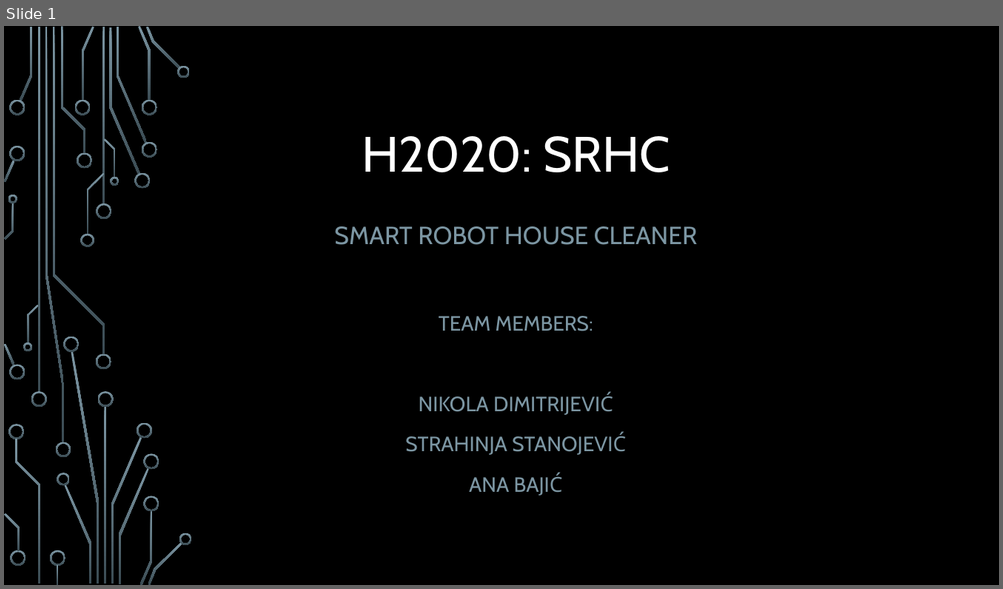
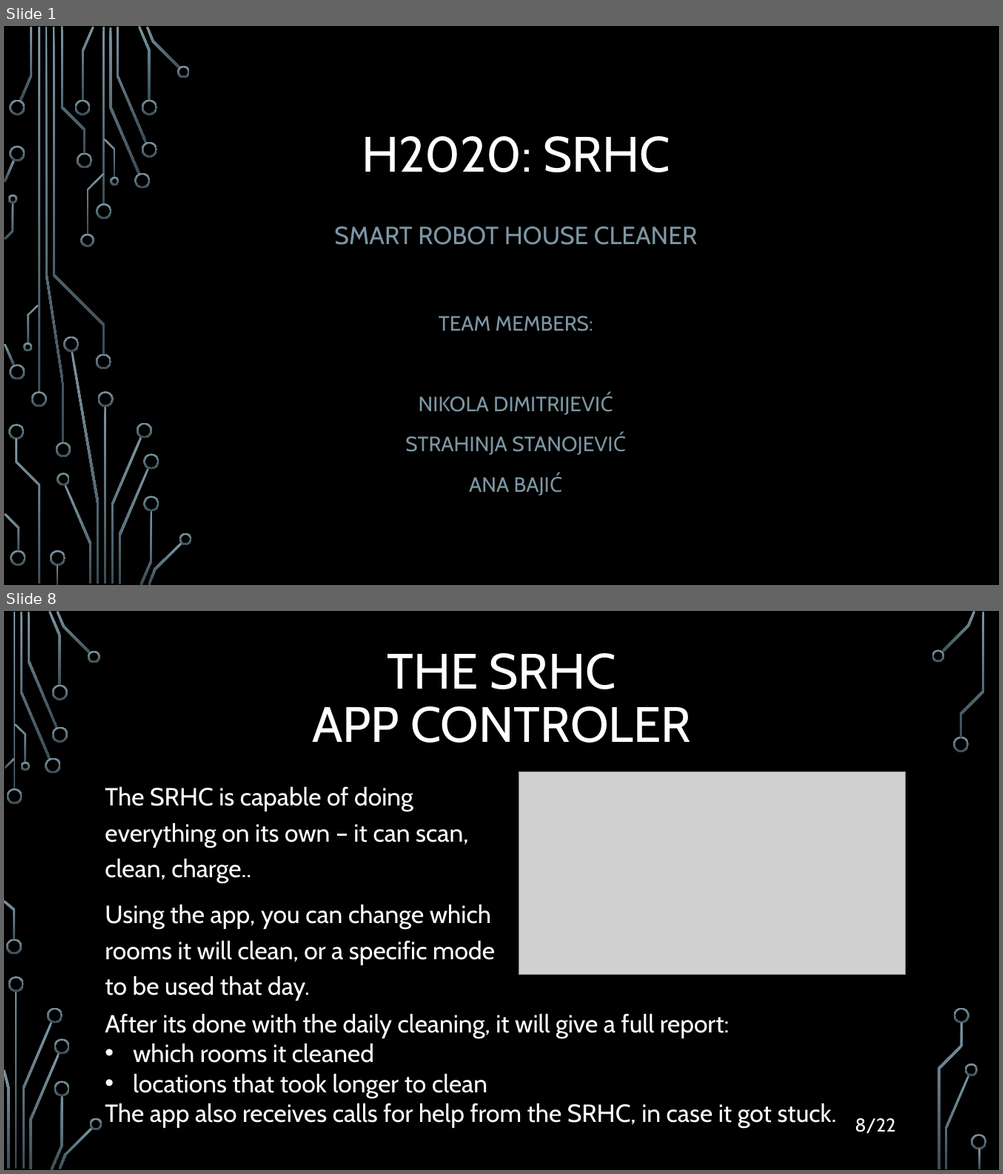
Before and after one commit to filozof50/UP, a slide deck: hw2/H2020.pptx. Shown one above the other, each under a label of ours: slide 1 before the commit, slides 1 and 8 after it; the slides between them are not shown. The pictures are 1003x589 and 1003x1174 pixels, drawn with LibreOffice and Linux fonts; fonts in the diff are those of the drawing; grey boxes stand for pictures; background and template pictures are left out. Boxes give left, top, right and bottom in pixels: in the first picture for what was removed or moved away, otherwise in the second. Text is boxed around its words. In the diff, an @@ line names an element or a change of style, - is before the commit and + after.

```diff
--- a/hw2/H2020.pptx
+++ b/hw2/H2020.pptx
@@ slide 8 added at box(4, 611, 999, 1170), background picture (left out) @@
@@ title added at box(312, 653, 691, 743), 48 pt, text #FFFFFF @@
+THE SRHC
+APP CONTROLER
@@ text added at box(105, 786, 495, 1001), 24 pt, text #FFFFFF @@
+The SRHC is capable of doing everything on its own – it can scan, clean, charge..
+Using the app, you can change which rooms it will clean, or a specific mode to be used that day.
@@ picture added at box(519, 772, 905, 974) @@
@@ text added at box(105, 1014, 836, 1128), 24 pt, text #FFFFFF @@
+After its done with the daily cleaning, it will give a full report:
+• which rooms it cleaned
+• locations that took longer to clean
+The app also receives calls for help from the SRHC, in case it got stuck.
@@ text added at box(854, 1119, 895, 1133), 18 pt, text #FFFFFF @@
+8/22
@@ group added at box(4, 611, 987, 1170): 33 freeform shapes, 3 rectangles @@
```
Also in this commit, not shown: 5 slides changed, 15 other slides added, 17 other files.
